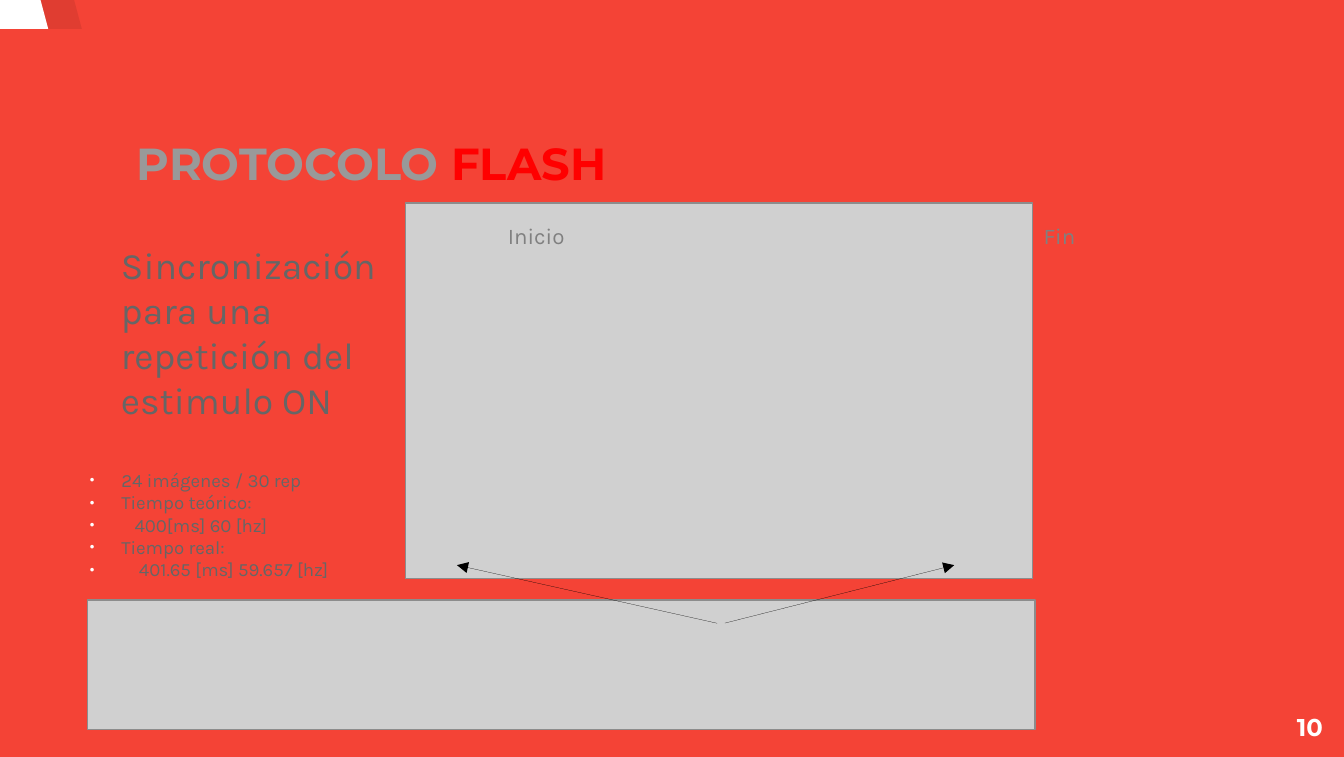
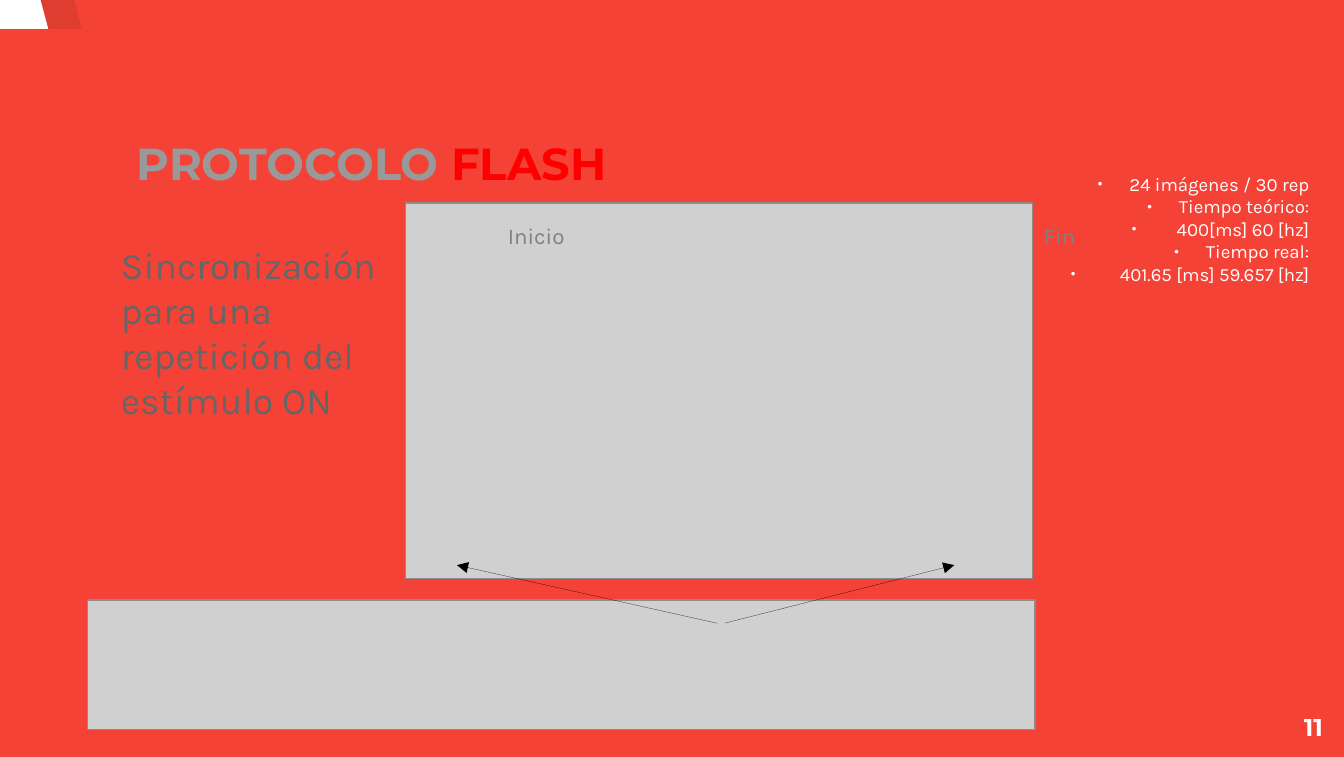
Before and after one commit to creyesp/MEA-analysis, a slide deck: slide 11 of doc/presentacion.odp (slide 10 before the commit). Drawn at 1344x757 pixels with LibreOffice and Linux fonts; fonts in the diff are those of the drawing; grey boxes stand for pictures. Boxes give left, top, right and bottom in pixels: in the first picture for what was removed or moved away, otherwise in the second. Text is boxed around its words. In the diff, an @@ line names an element or a change of style, - is before the commit and + after.

```diff
--- a/doc/presentacion.odp
+++ b/doc/presentacion.odp
@@ text "24 imágenes / 30 rep": place and size @@
-text "24 imágenes / 30 rep" at (121,473,328,578)
+text "24 imágenes / 30 rep" at (1120,177,1309,283)
@@ text "24 imágenes / 30 rep" at (1120,177,1309,283): text colour #666666 to #FFFFFF; alignment left to right @@
@@ subtitle at (121,250,376,415): text changed @@
-Sincronización para una repetición del estimulo ON
+Sincronización para una repetición del estímulo ON
@@ page number at (1304,719,1323,736): text changed @@
-10
+11
```
Also in this commit, not shown: 14 other slides changed, 2 slides added, 1 slide removed.
